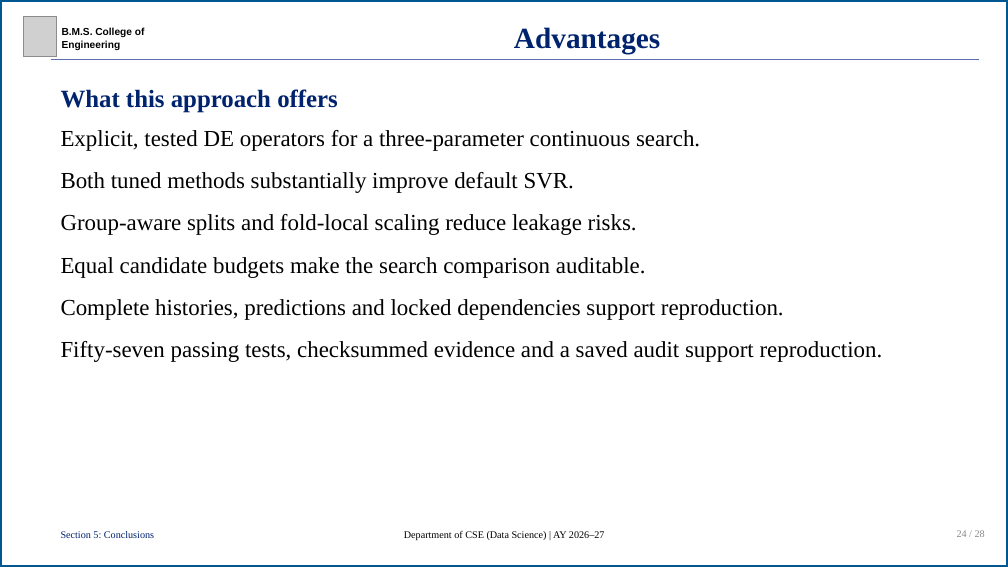
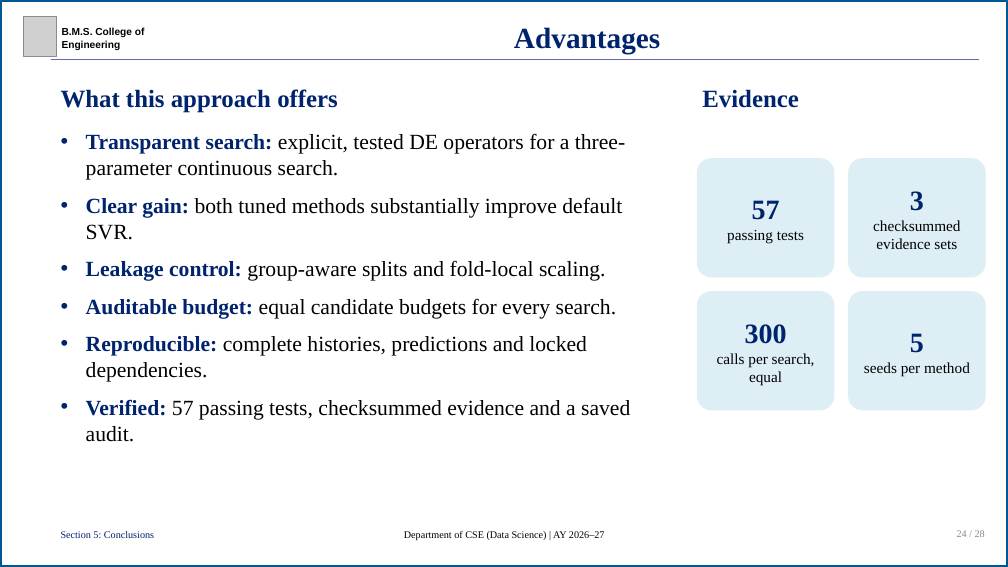
Before and after one commit to R-V-Abhishek/concrete-strength-de-svr, a slide deck: slide 24 of presentation/concrete-strength-de-svr-presentation.pptx. Drawn at 1008x567 pixels with LibreOffice and Linux fonts; fonts in the diff are those of the drawing; grey boxes stand for pictures. Boxes give left, top, right and bottom in pixels: in the first picture for what was removed or moved away, otherwise in the second. Text is boxed around its words. In the diff, an @@ line names an element or a change of style, - is before the commit and + after.

```diff
--- a/presentation/concrete-strength-de-svr-presentation.pptx
+++ b/presentation/concrete-strength-de-svr-presentation.pptx
@@ text added at bbox=[702, 89, 798, 108], 39 pt, text #00236E, bold @@
+Evidence
@@ text at bbox=[86, 133, 630, 442]: text changed; size 36 to 34 pt @@
-Explicit, tested DE operators for a three-parameter continuous search.
-Both tuned methods substantially improve default SVR.
-Group-aware splits and fold-local scaling reduce leakage risks.
-Equal candidate budgets make the search comparison auditable.
-Complete histories, predictions and locked dependencies support reproduction.
-Fifty-seven passing tests, checksummed evidence and a saved audit support reproduction.
+• Transparent search: explicit, tested DE operators for a three-parameter continuous search.
+• Clear gain: both tuned methods substantially improve default SVR.
+• Leakage control: group-aware splits and fold-local scaling.
+• Auditable budget: equal candidate budgets for every search.
+• Reproducible: complete histories, predictions and locked dependencies.
+• Verified: 57 passing tests, checksummed evidence and a saved audit.
@@ rounded rectangle added at bbox=[697, 158, 834, 277], fill #DDEEF5, 24 pt, text #000000 @@
+57
+passing tests
@@ rounded rectangle added at bbox=[848, 158, 986, 277], fill #DDEEF5, 24 pt, text #000000 @@
+3
+checksummed evidence sets
@@ rounded rectangle added at bbox=[697, 291, 834, 410], fill #DDEEF5, 24 pt, text #000000 @@
+300
+calls per search, equal
@@ rounded rectangle added at bbox=[848, 291, 986, 410], fill #DDEEF5, 24 pt, text #000000 @@
+5
+seeds per method
```
Also in this commit, not shown: 16 other slides changed, 7 other files.
